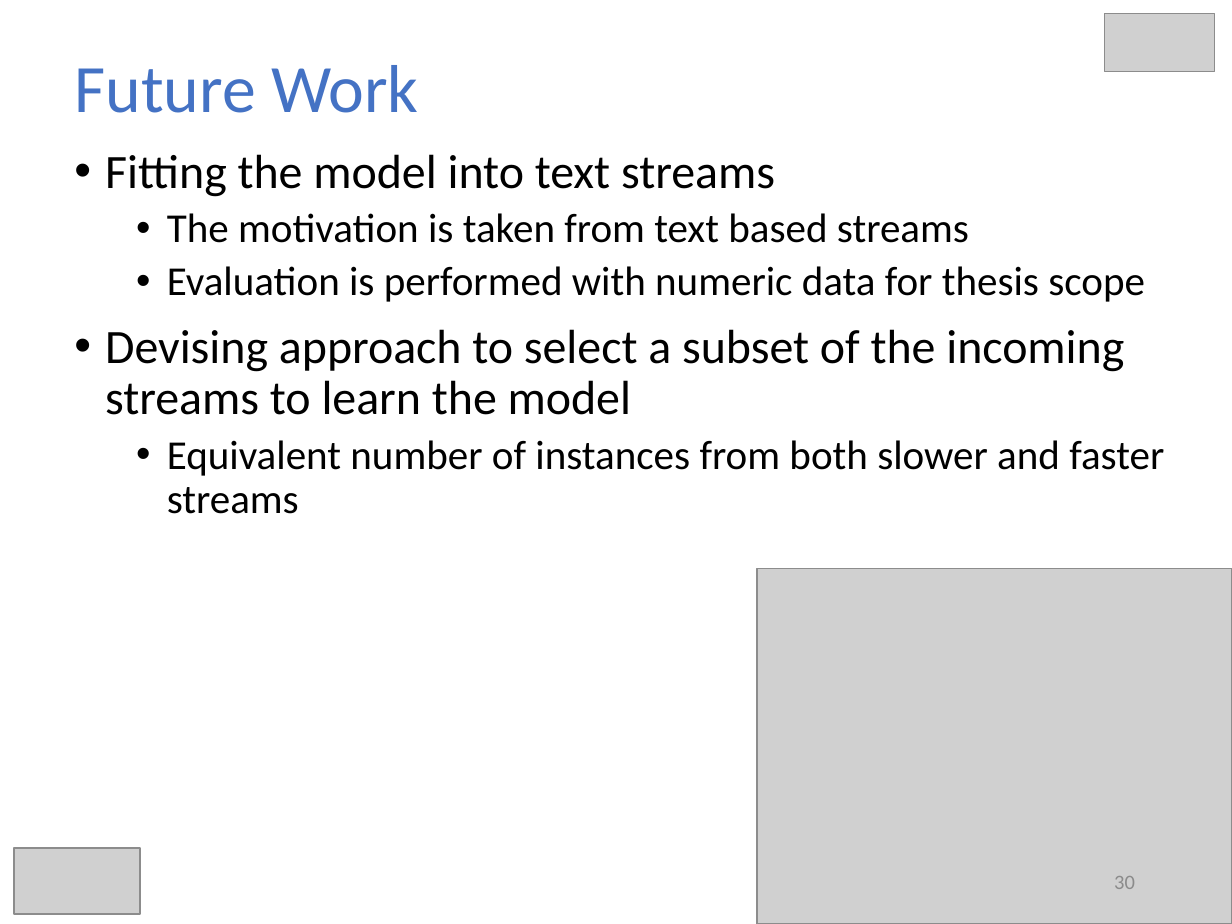
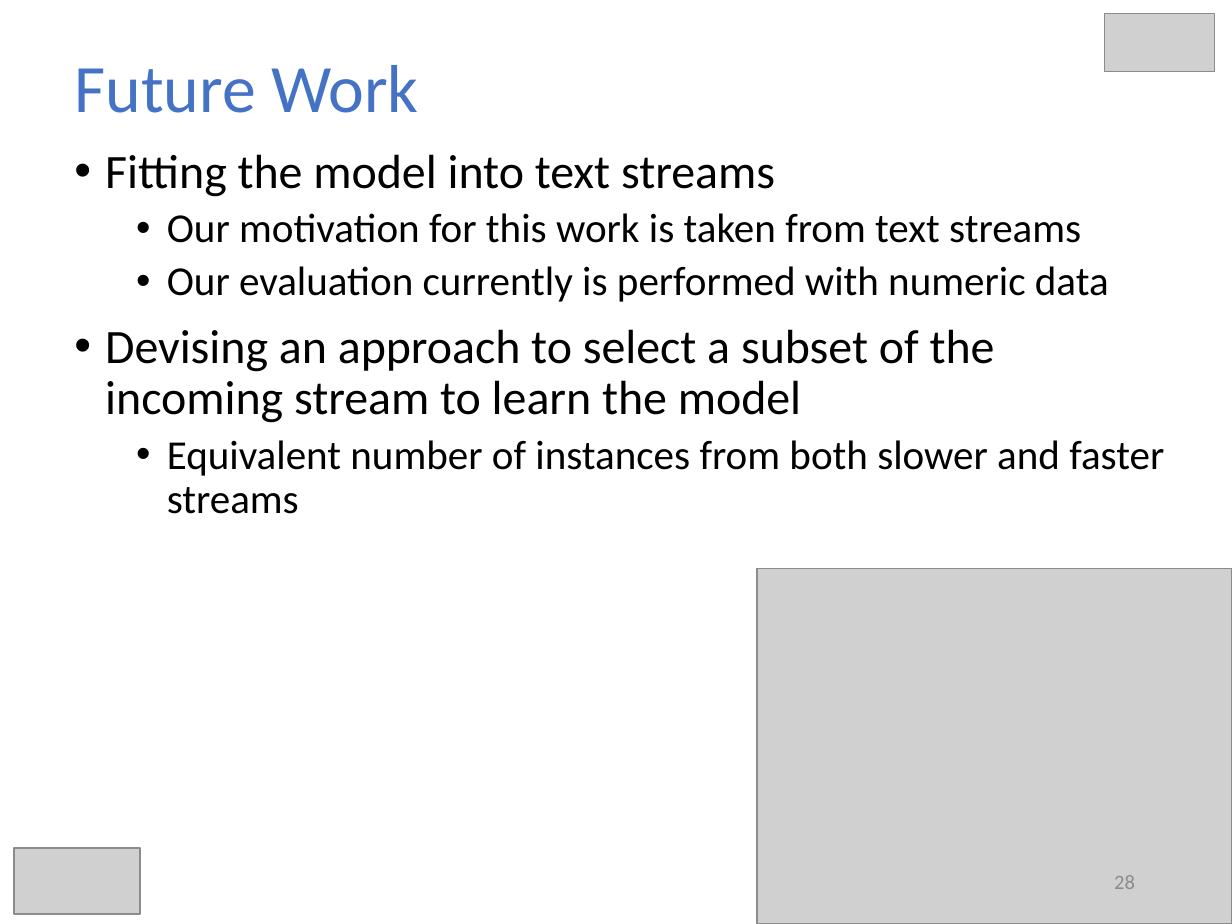
Before and after one commit to hmsgit/minestream, a slide deck: slide 28 of presentation/thesis.pptx (slide 30 before the commit). Drawn at 1232x924 pixels with LibreOffice and Linux fonts; fonts in the diff are those of the drawing; grey boxes stand for pictures. Boxes give left, top, right and bottom in pixels: in the first picture for what was removed or moved away, otherwise in the second. Text is boxed around its words. In the diff, an @@ line names an element or a change of style, - is before the commit and + after.

```diff
--- a/presentation/thesis.pptx
+++ b/presentation/thesis.pptx
@@ text at [105,213,1109,423]: text changed @@
-  • The motivation is taken from text based streams
-  • Evaluation is performed with numeric data for thesis scope
-• Devising approach to select a subset of the incoming streams to learn the model
+  • Our motivation for this work is taken from text streams
+  • Our evaluation currently is performed with numeric data
+• Devising an approach to select a subset of the incoming stream to learn the model
@@ page number at [1114,875,1135,889]: text changed @@
-30
+28
```
Also in this commit, not shown: 23 other slides changed, 2 slides removed, 9 other files.
